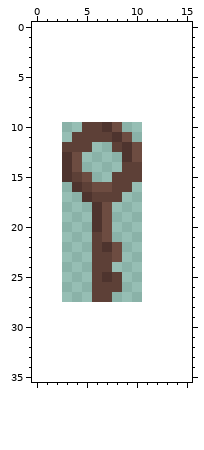
File history of a pixel-art file, textures/key.ase. This is how it looked before the edit.
8x18 pixels, 1 frame. The old version is drawn lined up with the new one, on the new canvas.
Now the later version:
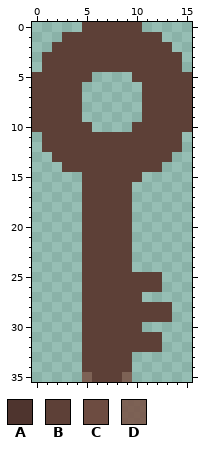
Palette (. is transparent): A #4e342e  B #5d4037  C #6d4c41  D #795548e0
From old to new:
canvas 8x18 -> 16x36, the old top-left corner now at 3,10
Changed rows in their new state; - is an unchanged pixel.
first column x 0:
 0 -----BBBBBB-----
 1 ---BBBBBBBBBB---
 2 --BBBBBBBBBBBB--
 3 -BBBBBBBBBBBBBB-
 4 -BBBBBBBBBBBBBB-
 5 BBBBBB----BBBBBB
 6 BBBBB------BBBBB
 7 BBBBB------BBBBB
 8 BBBBB------BBBBB
 9 BBBBB------BBBBB
10 BBBBB-...-BBBBBB
11 -BBB----BBBBBBB-
12 -BB---BB-BBBBBB-
13 --BBBBBBBBBBBB--
14 ---BBBBBB--BB---
15 ---..BBB--------
16 ----.-BB--------
17 -----B---B------
18 -----BBBBB------
19 -----BBBBB------
20 -----BBBBB------
21 -----B-BBB------
22 -----B-BBB------
23 -----B--BB------
24 -----B--BB------
25 -----B-B-BBBB---
26 -----B---BBBB---
27 -----B--BBB-----
28 -----BBBBBBBBB--
29 -----BBBBBBBBB--
30 -----BBBBBB-----
31 -----BBBBBBBB---
32 -----BBBBBBBB---
33 -----BBBBB------
34 -----BBBBB------
35 -----DBBBD------
